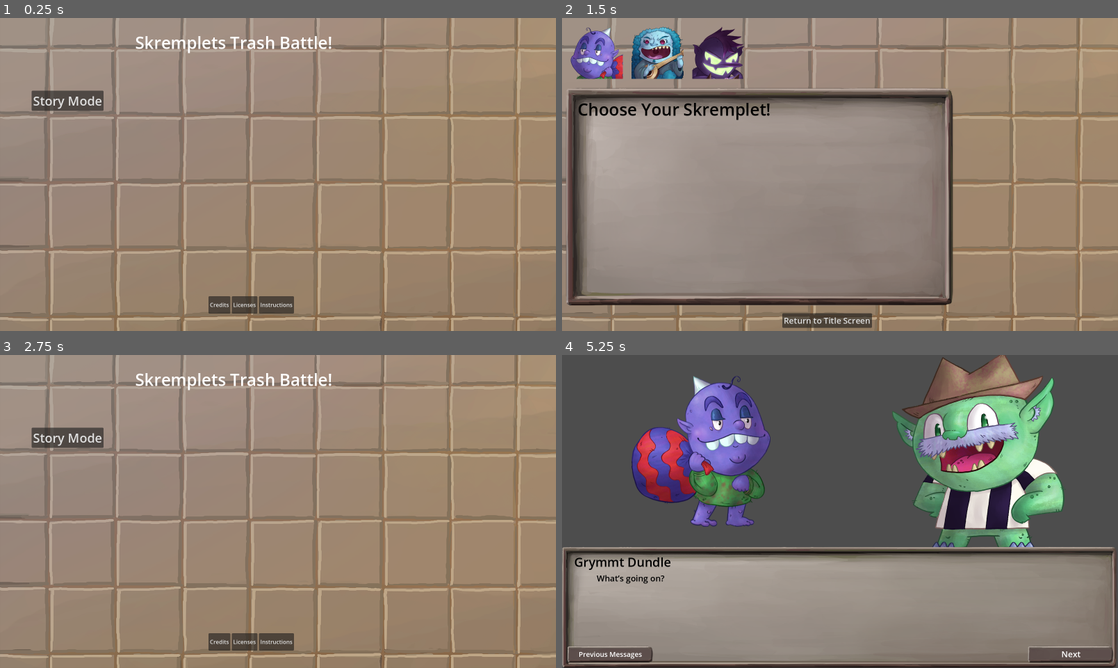
Above: before the commit, frames 1-4 (two rows, left to right).
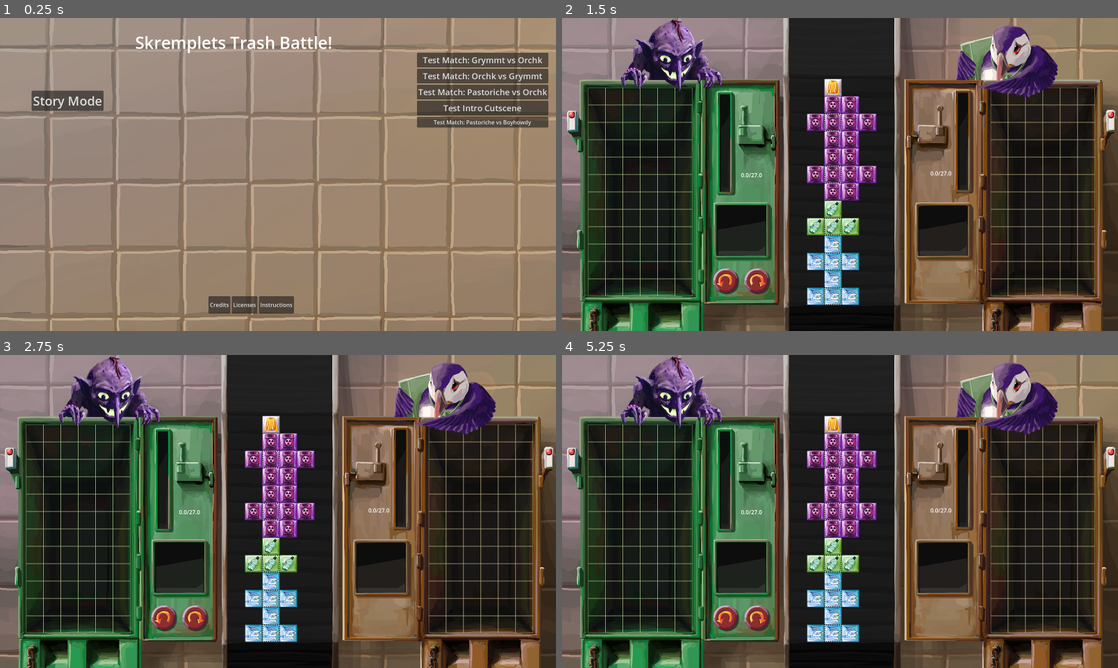
Above: after the commit, the same moments.

Repository: VincentBorchardt/Skremplets-Puzzle-Game-RPJ-2025
Game: Godot game, scene res://scenes/title_screen.tscn
The game is run twice, just before and just after one commit, with the same random seed, the same clock (stepped at 60 frames per second) and the same inputs.
Inputs (mouse positions are in pixels of both pictures, inside the frame that each line leads up to):
- Up to frame 1 (0.25 s): no input
- Up to frame 2 (1.5 s): click (1045, 121) at 0.5 s, where only the run after the commit has a clickable "Test Match: Pastoriche vs Boy…"; click (628, 99) at 1.25 s, where only the run before the commit has a clickable "Story Mode"
- Up to frame 3 (2.75 s): click (266, 658) at 2 s, where only the run before the commit has a clickable "Return to Title Screen"
- Up to frame 4 (5.25 s): click (628, 436) at 2.75 s, where only the run before the commit has a clickable "Story Mode"; click (595, 389) at 3.52 s; click (595, 658) at 4.25 s, where only the run before the commit has a clickable "Start Story"; click (1073, 655) at 5 s, where only the run before the commit has a clickable "Next"

The runs differ from the first frame. In frame 1, 5.2% of the frame differs, in the area x 75-99%, y 11-36%; in frame 2, 89%; in frame 3, 87%; in frame 4, 96%, in the area x 0-100%, y 0-100%.

Commit message:
Sweater can be placed in the scene
I had to fight with the sweater (first because I forgot some properties, then because (0, 0) = false), and now I'm fighting with the AI--I need to change my recursions to while loops in order to try more times, but I want a safe commit first.

Diff:
--- a/resources/characters/boyhowdy.tres
+++ b/resources/characters/boyhowdy.tres
@@ -19,7 +19,7 @@
 is_opponent = false
 depowered = false
 has_sweater = false
-ai_picking_pattern = 2
+ai_picking_pattern = 1
 ai_placement_pattern = 0
 player_1_portrait = ExtResource("3_dfuqn")
 player_1_position = Vector2(230, -130)
--- /dev/null
+++ b/resources/level_infos/test_scene_4.tres
@@ -0,0 +1,25 @@
+[gd_resource type="Resource" script_class="LevelInfoContainer" load_steps=15 format=3 uid="uid://dn8cksxuyfne"]
+
+[ext_resource type="Script" uid="uid://bdugcqlbg74xx" path="res://scripts/resources/level_info_container.gd" id="1_uhe6n"]
+[ext_resource type="Resource" uid="uid://cp4dautmudtjn" path="res://resources/pieces/blue/blue_four_t.tres" id="1_xcqt0"]
+[ext_resource type="Resource" uid="uid://cl266u0gnim6a" path="res://resources/pieces/blue/blue_three_three_bag.tres" id="2_38sc2"]
+[ext_resource type="Resource" uid="uid://bng1bv7hbstn3" path="res://resources/pieces/green/green_four_t.tres" id="3_ycnjh"]
+[ext_resource type="Resource" uid="uid://dqc8jtf7hxkfs" path="res://resources/pieces/green/green_three_three_bottle.tres" id="4_ofc4i"]
+[ext_resource type="Resource" uid="uid://brcm15xqiorww" path="res://resources/pieces/purple/purple_skinny_barrel.tres" id="5_76qvv"]
+[ext_resource type="Resource" uid="uid://bjmf42q3i38qp" path="res://resources/pieces/purple/purple_wide_barrel.tres" id="6_b6j7k"]
+[ext_resource type="Resource" uid="uid://cluudm4c14snw" path="res://resources/pieces/red/red_five_two_jug.tres" id="7_3e1so"]
+[ext_resource type="Resource" uid="uid://sul45feloifc" path="res://resources/pieces/red/red_four_line.tres" id="8_4wxsx"]
+[ext_resource type="Resource" uid="uid://c6hl4hayblppu" path="res://resources/pieces/yellow/yellow_four_square.tres" id="9_65mer"]
+[ext_resource type="Resource" uid="uid://dybs5nfxe6pqi" path="res://resources/pieces/yellow/yellow_two_three_can.tres" id="10_s5bhe"]
+[ext_resource type="Resource" uid="uid://bcqx41d3vo7au" path="res://resources/characters/pastoriche.tres" id="11_g3eiq"]
+[ext_resource type="Resource" uid="uid://mwlcno66tq4k" path="res://resources/characters/boyhowdy.tres" id="12_oieob"]
+[ext_resource type="Resource" uid="uid://lpnqbqyiow1v" path="res://resources/pieces/powerup/sweater_power_up.tres" id="14_7y1xt"]
+
+[resource]
+script = ExtResource("1_uhe6n")
+piece_storage = [ExtResource("1_xcqt0"), ExtResource("2_38sc2"), ExtResource("3_ycnjh"), ExtResource("4_ofc4i"), ExtResource("5_76qvv"), ExtResource("6_b6j7k"), ExtResource("7_3e1so"), ExtResource("8_4wxsx"), ExtResource("9_65mer"), ExtResource("10_s5bhe")]
+player_1_character = ExtResource("11_g3eiq")
+player_2_character = ExtResource("12_oieob")
+is_story = true
+starting_pieces = [ExtResource("14_7y1xt")]
+metadata/_custom_type_script = "uid://bdugcqlbg74xx"
--- a/resources/pieces/powerup/sweater_power_up.tres
+++ b/resources/pieces/powerup/sweater_power_up.tres
@@ -7,9 +7,9 @@
 script = ExtResource("1_4on12")
 owner = 0
 root_point_location = Vector2i(0, 0)
-secondary_points = Array[Vector2i]([])
-x_length = 0
-y_length = 0
+secondary_points = Array[Vector2i]([Vector2i(0, 0)])
+x_length = 1
+y_length = 1
 image = ExtResource("1_u3gb6")
 type = 6
 power_up_type = 5
--- a/scenes/cutscenes/round_3_start_cutscene.tscn
+++ b/scenes/cutscenes/round_3_start_cutscene.tscn
@@ -1,6 +1,7 @@
-[gd_scene load_steps=16 format=3 uid="uid://kfwn2rmmswk6"]
+[gd_scene load_steps=17 format=3 uid="uid://kfwn2rmmswk6"]
 
 [ext_resource type="Script" uid="uid://t8w2v1em8t33" path="res://scripts/cutscenes/cutscene.gd" id="1_u11wg"]
+[ext_resource type="PackedScene" uid="uid://qykbik8pybjh" path="res://scenes/generic_play_scene.tscn" id="2_mrp4g"]
 [ext_resource type="Script" uid="uid://dnhu6g07egmm" path="res://scripts/cutscenes/message_queue.gd" id="2_recam"]
 [ext_resource type="Script" uid="uid://bq7h7sx2xfral" path="res://scripts/cutscenes/message.gd" id="3_hjicy"]
 [ext_resource type="PackedScene" uid="uid://hgb21nwch34j" path="res://scenes/cutscenes/cutscene_ui.tscn" id="3_mamym"]
@@ -18,6 +19,7 @@
 
 [node name="Round3StartCutscene" type="Node2D"]
 script = ExtResource("1_u11wg")
+next_scene = ExtResource("2_mrp4g")
 metadata/_custom_type_script = "uid://t8w2v1em8t33"
 
 [node name="MessageQueue" type="Node" parent="."]
--- a/scenes/play_area/winner_popup.tscn
+++ b/scenes/play_area/winner_popup.tscn
@@ -52,6 +52,7 @@
 offset_bottom = 730.0
 theme_override_font_sizes/font_size = 24
 text = "This is the quote from Player 2's character!"
+autowrap_mode = 2
 
 [node name="ContinueButton" type="TextureButton" parent="."]
 offset_left = 600.0
--- a/scenes/title_screen.tscn
+++ b/scenes/title_screen.tscn
@@ -12,6 +12,7 @@
 [ext_resource type="Script" uid="uid://cvukyo7xt2voj" path="res://scripts/scene_button.gd" id="8_mykxm"]
 [ext_resource type="PackedScene" uid="uid://dn7runpjxhdpr" path="res://scenes/cutscenes/intro/intro_cutscene_start.tscn" id="9_tklts"]
 [ext_resource type="PackedScene" uid="uid://bprjbfy7p7bcf" path="res://scenes/story_character_select.tscn" id="12_ib7db"]
+[ext_resource type="Resource" uid="uid://dn8cksxuyfne" path="res://resources/level_infos/test_scene_4.tres" id="13_frs5l"]
 
 [sub_resource type="LabelSettings" id="LabelSettings_s4lrb"]
 font_size = 48
@@ -66,7 +67,6 @@
 transform = Transform2D(1, 0, 0, 1, 100, 56)
 
 [node name="TestButtons" type="VBoxContainer" parent="."]
-visible = false
 offset_left = 1200.0
 offset_top = 100.0
 offset_right = 1578.0
@@ -107,6 +107,14 @@
 attached_scene = ExtResource("9_tklts")
 metadata/_custom_type_script = "uid://cvukyo7xt2voj"
 
+[node name="Test4Button" type="Button" parent="TestButtons"]
+layout_mode = 2
+text = "Test Match: Pastoriche vs Boyhowdy"
+script = ExtResource("2_s4lrb")
+level_info = ExtResource("13_frs5l")
+attached_scene = ExtResource("6_3yumr")
+metadata/_custom_type_script = "uid://bl2ejcuqp3n7l"
+
 [connection signal="pressed_with_scene" from="StoryModeButton" to="." method="_on_scene_button_pressed_with_scene"]
 [connection signal="pressed" from="TitleScreenBottomBox/CreditsButton" to="." method="_on_credits_button_pressed"]
 [connection signal="pressed" from="TitleScreenBottomBox/LicensesButton" to="." method="_on_licenses_button_pressed"]
@@ -118,3 +126,4 @@
 [connection signal="pressed" from="TestButtons/Test3Button" to="TestButtons/Test3Button" method="_on_pressed"]
 [connection signal="pressed_with_scene" from="TestButtons/Test3Button" to="." method="_on_scene_button_pressed_with_scene"]
 [connection signal="pressed_with_scene" from="TestButtons/TestCutsceneButton" to="." method="_on_scene_button_pressed_with_scene"]
+[connection signal="pressed_with_scene" from="TestButtons/Test4Button" to="." method="_on_scene_button_pressed_with_scene"]
--- a/scripts/inventory.gd
+++ b/scripts/inventory.gd
@@ -51,7 +51,7 @@
 		# TODO Set up the match with Boyhowdy
 		opponent_character = preload("res://resources/characters/boyhowdy.tres")
 		player_character.depowered = true
-		next_level_info.create_new_level_info(
+		next_level_info = LevelInfoContainer.create_new_level_info(
 			player_character, opponent_character, pieces, true, [Pieces.sweater_power_up.duplicate()])
 
 
--- a/scripts/play_areas/ai_play_area.gd
+++ b/scripts/play_areas/ai_play_area.gd
@@ -38,11 +38,11 @@
 		if piece_dimensions > picked_dimensions:
 			picked_dimensions = piece_dimensions
 			picked_piece = piece
-		if picked_piece:
-			return picked_piece
-		else:
-			print("pick_biggest_piece failed to get a piece")
-			return pick_random_piece(neutral_piece_list)
+	if picked_piece:
+		return picked_piece
+	else:
+		print("pick_biggest_piece failed to get a piece")
+		return pick_random_piece(neutral_piece_list)
 
 func start_ai_place():
 	var piece_list = $PlayGrid.piece_list
@@ -67,7 +67,7 @@
 	else:
 		var new_failures = num_of_failures + 1
 		#print("Failed placing piece " + str(new_failures) + " times")
-		if new_failures > 500:
+		if new_failures > 5000:
 			print("Giving up")
 			for i in range(4):
 				current_piece.rotate(TAU/4)
@@ -104,7 +104,7 @@
 					return true
 	var new_failures = num_of_failures + 1
 	#print("Failed placing piece " + str(new_failures) + " times")
-	if new_failures > 500:
+	if new_failures > 5000:
 		print("Giving up")
 		return false
 	else:
--- a/scripts/play_areas/grid.gd
+++ b/scripts/play_areas/grid.gd
@@ -43,7 +43,7 @@
 	clicked_on_space.emit(location, player)
 
 func ensure_legal_piece(piece):
-	if get_legal_piece(piece):
+	if get_legal_piece(piece) != null:
 		return true
 	else:
 		return false
--- a/scripts/play_areas/winner_popup.gd
+++ b/scripts/play_areas/winner_popup.gd
@@ -25,9 +25,16 @@
 	Inventory.start_new_story_level()
 
 func _on_retry_button_pressed() -> void:
+	# TODO does reloading the scene work, or do things break horribly?
 	Inventory.player_character.has_sweater = false
 	Inventory.opponent_character.has_sweater = false
-	get_tree().change_scene_to_file("res://scenes/cutscenes/generic_pregame.tscn")
+	if Inventory.current_level_number == Inventory.tournament_rounds:
+		get_tree().change_scene_to_file("res://scenes/cutscenes/round_3_start_cutscene.tscn")
+	elif Inventory.current_level_number > Inventory.tournament_rounds:
+		# restart DSD battle
+		pass
+	else:
+		get_tree().change_scene_to_file("res://scenes/cutscenes/generic_pregame.tscn")
 
 func _on_title_screen_button_pressed() -> void:
 	# TODO I don't think these falses are necessary, but they won't hurt
Not shown: 1 places in scenes/title_screen.tscn that only renumber resources
